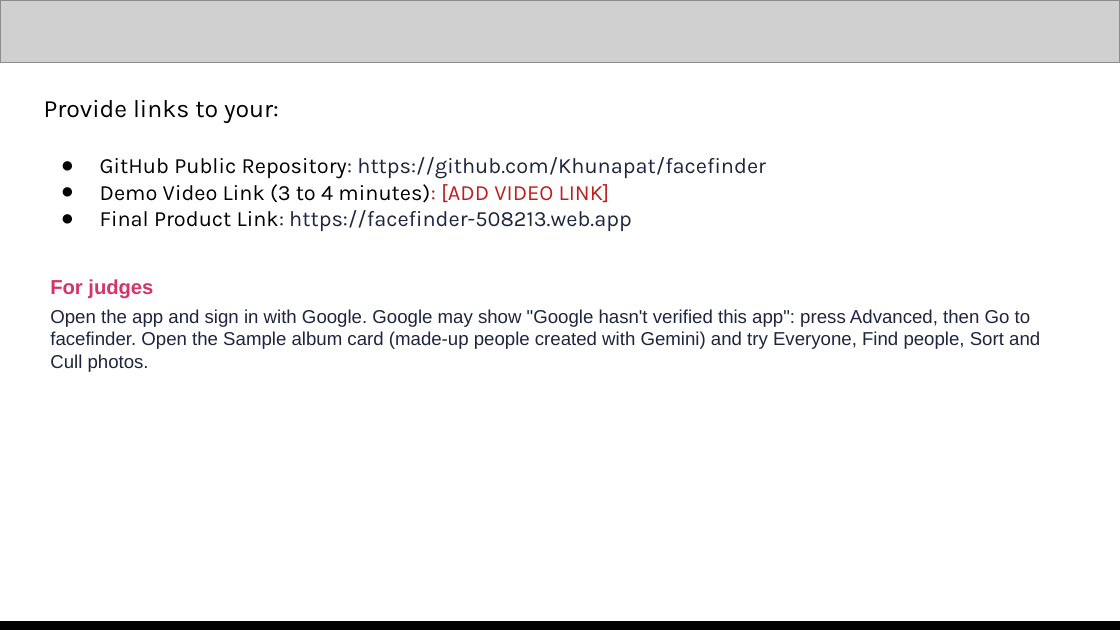
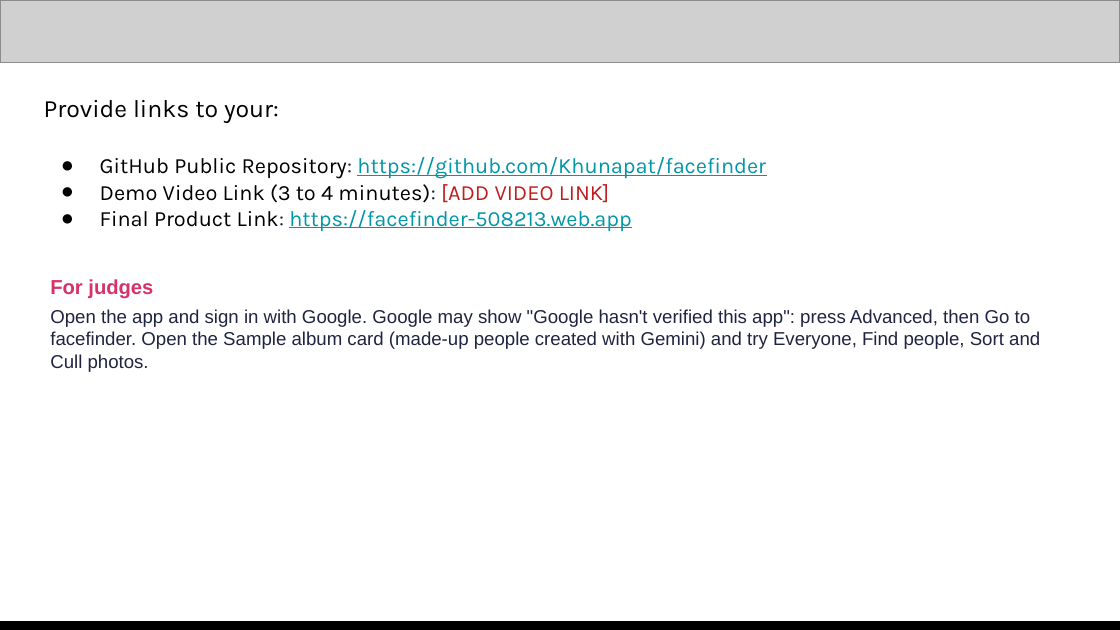
Before and after one commit to Khunapat/facefinder, a slide deck: slide 13 of docs/deck/FaceFinder_deck.pptx. Drawn at 1120x630 pixels with LibreOffice and Linux fonts; fonts in the diff are those of the drawing; grey boxes stand for pictures. Boxes give left, top, right and bottom in pixels: in the first picture for what was removed or moved away, otherwise in the second. Text is boxed around its words. In the diff, an @@ line names an element or a change of style, - is before the commit and + after.

```diff
--- a/docs/deck/FaceFinder_deck.pptx
+++ b/docs/deck/FaceFinder_deck.pptx
@@ text at <box>100,157,766,231</box>: text colour #1F2540 to #0097A7, underline on in "https://github.com/Khunapat/facefinder", "https://facefinder-508213.web.app"; text colour #C01E1E to #1F2540 in "minutes):" @@
```
Also in this commit, not shown: 10 other slides changed, 9 other files.
